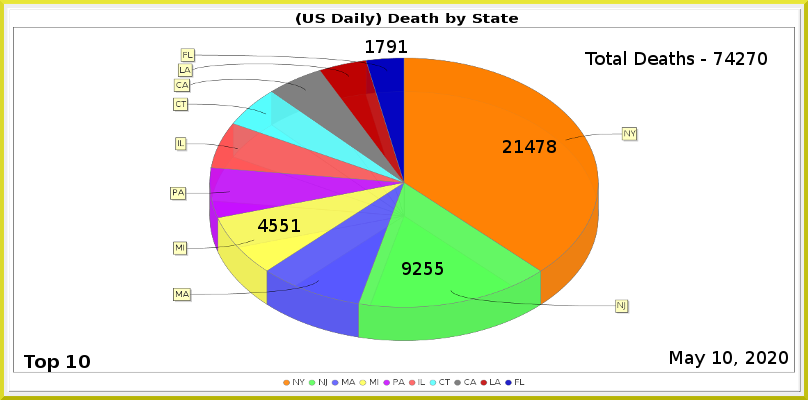
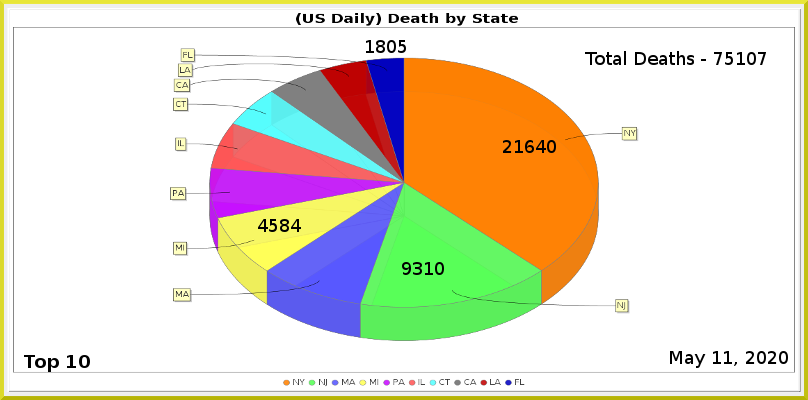
The second 808x400 image is a revision of the first. Changes to its layers:
painted on "Least" over [376, 40, 407, 53]
painted on "MI" over [280, 219, 301, 232]
painted on "NJ" over [413, 262, 444, 275]
painted on "NY" over [525, 140, 556, 153]
renamed "Total Deaths - 74270" to "Total Deaths - 75107", painted on it over [725, 52, 767, 65]
painted on "Current Date" over [723, 351, 732, 364]
painted on "Death_by_State.png" over [170, 48, 639, 341]
